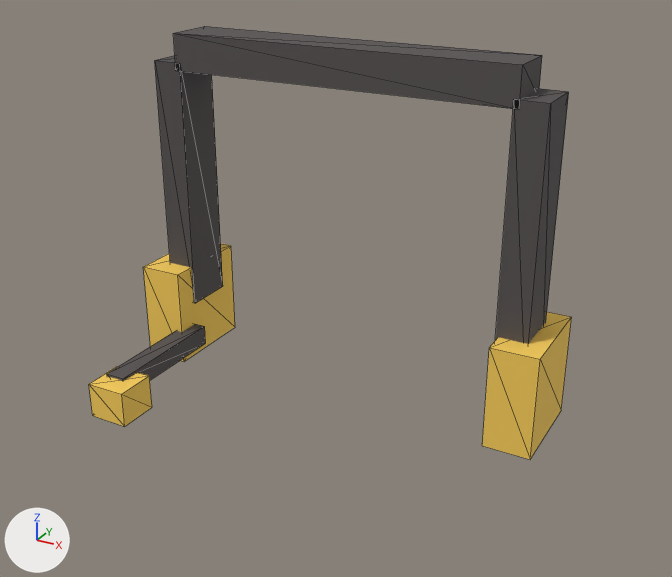
The glTF model public/assets/models/characters/wardrobe/hw-headset.glb as it was, and as the next commit left it.
Rendered twice from a 50 mm lens placed at (0.397, -0.734, 0.494), pointed at (0.025, -0.058, 0.156). Every picture has the same lights, and +X, +Y and +Z are marked at lower left. The first picture is the older version. Mesh edges are drawn as thin lines. Vertices at exactly the same position are counted once.

In view in the first picture: 'headset_arm_-1', 'headset_arm_1', 'headset_band', 'headset_boom', 'headset_cup_-1', 'headset_cup_1', 'headset_mic'.
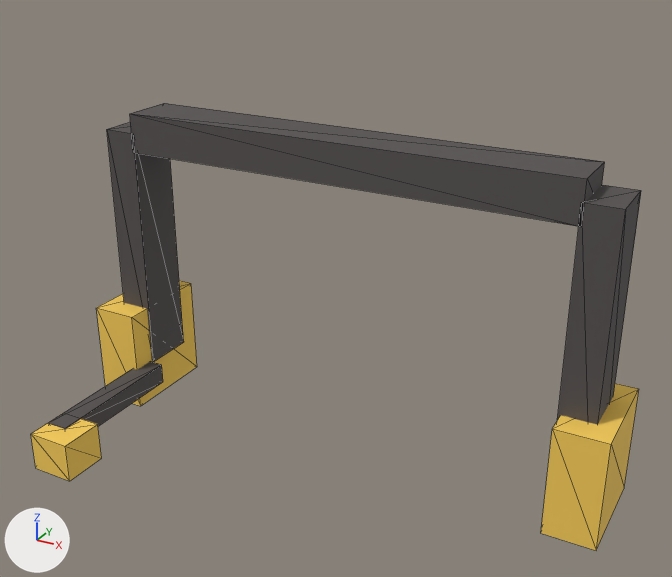
Changed parts and their boxes (x1, y1, x2, y2) in the pictures (672 x 577 px):
'headset_band', moved, rescaled (29% wider, 49% taller)
    before: (173, 26, 542, 109)
    after: (130, 103, 605, 227)
'headset_arm_1', moved, rescaled
    before: (495, 89, 569, 344)
    after: (557, 185, 641, 425)
'headset_arm_-1', moved, rescaled (13% wider)
    before: (155, 56, 223, 303)
    after: (107, 122, 184, 362)
'headset_cup_1', reshaped (9% wider, 14% taller)
    before: (482, 312, 572, 459)
    after: (541, 383, 639, 551)
'headset_cup_-1', reshaped (10% wider, 8% taller)
    before: (143, 244, 235, 361)
    after: (96, 280, 197, 406)
'headset_mic', moved, rescaled (12% wider, 11% taller)
    before: (89, 366, 152, 427)
    after: (31, 413, 102, 481)
'headset_boom', reshaped (15% wider, 19% taller)
    before: (107, 324, 206, 381)
    after: (49, 361, 163, 429)

The change, as a diff of the scene's bpy script:
```diff
--- a/public/assets/models/characters/wardrobe/hw-headset.glb.py
+++ b/public/assets/models/characters/wardrobe/hw-headset.glb.py
@@ me_headset_band @@
-me_headset_band.from_pydata(...)  # 8 vertices, 12 faces; spans x -0.17..0.17, y -0.02..0.03, z 0.327..0.363
+me_headset_band.from_pydata(...)  # 8 vertices, 12 faces; spans x -0.23..0.23, y -0.023..0.032, z 0.24..0.28
+# me_headset_band part 1: the whole mesh is scaled about its middle by (1.35, 1.1, 1.14), then moved by (0.0, 0.0, -0.085)
 me_headset_band.materials.append(mat_charmat)
@@ me_headset_arm__1 @@
-me_headset_arm__1.from_pydata(...)  # 8 vertices, 12 faces; spans x -0.195..-0.165, y -0.02..0.03, z 0.085..0.335
+me_headset_arm__1.from_pydata(...)  # 8 vertices, 12 faces; spans x -0.263..-0.228, y -0.023..0.032, z 0.0..0.26
+# me_headset_arm__1 part 2: the whole mesh is scaled about its middle by (1.17, 1.1, 1.04), then moved by (-0.065, 0.0, -0.08)
 me_headset_arm__1.materials.append(mat_charmat)
@@ me_headset_cup__1 @@
-me_headset_cup__1.from_pydata(...)  # 8 vertices, 12 faces; spans x -0.2125..-0.1675, y -0.0425..0.0525, z 0.025..0.125
-me_headset_cup__1.vertices[0].co = (-0.2125, -0.0425, 0.025)
-me_headset_cup__1.vertices[1].co = (-0.2125, -0.0425, 0.125)  # pixel (143, 266)
-me_headset_cup__1.vertices[2].co = (-0.2125, 0.0525, 0.025)
-me_headset_cup__1.vertices[3].co = (-0.2125, 0.0525, 0.125)
-me_headset_cup__1.vertices[4].co = (-0.1675, -0.0425, 0.025)  # pixel (184, 361)
-me_headset_cup__1.vertices[5].co = (-0.1675, -0.0425, 0.125)  # pixel (177, 274)
-me_headset_cup__1.vertices[6].co = (-0.1675, 0.0525, 0.025)  # pixel (235, 327)
-me_headset_cup__1.vertices[7].co = (-0.1675, 0.0525, 0.125)  # pixel (231, 245)
+me_headset_cup__1.from_pydata(...)  # 8 vertices, 12 faces; spans x -0.28..-0.23, y -0.0475..0.0575, z -0.045..0.065
+# me_headset_cup__1 part 3
+me_headset_cup__1.vertices[0].co = (-0.28, -0.0475, -0.045)
+me_headset_cup__1.vertices[1].co = (-0.28, -0.0475, 0.065)  # pixel (96, 307)
+me_headset_cup__1.vertices[2].co = (-0.28, 0.0575, -0.045)
+me_headset_cup__1.vertices[3].co = (-0.28, 0.0575, 0.065)
+me_headset_cup__1.vertices[4].co = (-0.23, -0.0475, -0.045)  # pixel (140, 406)
+me_headset_cup__1.vertices[5].co = (-0.23, -0.0475, 0.065)  # pixel (131, 317)
+me_headset_cup__1.vertices[6].co = (-0.23, 0.0575, -0.045)  # pixel (197, 366)
+me_headset_cup__1.vertices[7].co = (-0.23, 0.0575, 0.065)  # pixel (191, 283)
 me_headset_cup__1.materials.append(mat_charmat)
@@ me_headset_arm_1 @@
-me_headset_arm_1.from_pydata(...)  # 8 vertices, 12 faces; spans x 0.165..0.195, y -0.02..0.03, z 0.085..0.335
+me_headset_arm_1.from_pydata(...)  # 8 vertices, 12 faces; spans x 0.228..0.263, y -0.023..0.032, z 0.0..0.26
+# me_headset_arm_1 part 4: the whole mesh is scaled about its middle by (1.17, 1.1, 1.04), then moved by (0.065, 0.0, -0.08)
 me_headset_arm_1.materials.append(mat_charmat)
@@ me_headset_cup_1 @@
-me_headset_cup_1.from_pydata(...)  # 8 vertices, 12 faces; spans x 0.1675..0.2125, y -0.0425..0.0525, z 0.025..0.125
-me_headset_cup_1.vertices[0].co = (0.1675, -0.0425, 0.025)  # pixel (482, 445)
-me_headset_cup_1.vertices[1].co = (0.1675, -0.0425, 0.125)  # pixel (489, 347)
-me_headset_cup_1.vertices[2].co = (0.1675, 0.0525, 0.025)
-me_headset_cup_1.vertices[3].co = (0.1675, 0.0525, 0.125)
-me_headset_cup_1.vertices[4].co = (0.2125, -0.0425, 0.025)  # pixel (530, 459)
-me_headset_cup_1.vertices[5].co = (0.2125, -0.0425, 0.125)  # pixel (540, 359)
-me_headset_cup_1.vertices[6].co = (0.2125, 0.0525, 0.025)  # pixel (561, 410)
-me_headset_cup_1.vertices[7].co = (0.2125, 0.0525, 0.125)  # pixel (571, 316)
+me_headset_cup_1.from_pydata(...)  # 8 vertices, 12 faces; spans x 0.23..0.28, y -0.0475..0.0575, z -0.045..0.065
+# me_headset_cup_1 part 5
+me_headset_cup_1.vertices[0].co = (0.23, -0.0475, -0.045)  # pixel (540, 533)
+me_headset_cup_1.vertices[1].co = (0.23, -0.0475, 0.065)  # pixel (552, 428)
+me_headset_cup_1.vertices[2].co = (0.23, 0.0575, -0.045)
+me_headset_cup_1.vertices[3].co = (0.23, 0.0575, 0.065)
+me_headset_cup_1.vertices[4].co = (0.28, -0.0475, -0.045)  # pixel (596, 550)
+me_headset_cup_1.vertices[5].co = (0.28, -0.0475, 0.065)  # pixel (611, 444)
+me_headset_cup_1.vertices[6].co = (0.28, 0.0575, -0.045)  # pixel (624, 488)
+me_headset_cup_1.vertices[7].co = (0.28, 0.0575, 0.065)  # pixel (639, 388)
 me_headset_cup_1.materials.append(mat_charmat)
@@ me_headset_boom @@
-me_headset_boom.from_pydata(...)  # 8 vertices, 12 faces; spans x -0.175..-0.155, y -0.15..-0.02, z 0.04..0.06
-me_headset_boom.vertices[0].co = (-0.175, -0.15, 0.04)
-me_headset_boom.vertices[1].co = (-0.175, -0.15, 0.06)  # pixel (106, 373)
-me_headset_boom.vertices[2].co = (-0.175, -0.02, 0.04)
-me_headset_boom.vertices[3].co = (-0.175, -0.02, 0.06)
-me_headset_boom.vertices[4].co = (-0.155, -0.15, 0.04)
-me_headset_boom.vertices[5].co = (-0.155, -0.15, 0.06)  # pixel (123, 378)
-me_headset_boom.vertices[6].co = (-0.155, -0.02, 0.04)  # pixel (205, 343)
-me_headset_boom.vertices[7].co = (-0.155, -0.02, 0.06)  # pixel (204, 326)
+me_headset_boom.from_pydata(...)  # 8 vertices, 12 faces; spans x -0.236..-0.214, y -0.175..-0.025, z -0.021..0.001
+# me_headset_boom part 6
+me_headset_boom.vertices[0].co = (-0.236, -0.175, -0.021)
+me_headset_boom.vertices[1].co = (-0.236, -0.175, 0.001)  # pixel (48, 422)
+me_headset_boom.vertices[2].co = (-0.236, -0.025, -0.021)
+me_headset_boom.vertices[3].co = (-0.236, -0.025, 0.001)
+me_headset_boom.vertices[4].co = (-0.214, -0.175, -0.021)
+me_headset_boom.vertices[5].co = (-0.214, -0.175, 0.001)  # pixel (65, 428)
+me_headset_boom.vertices[6].co = (-0.214, -0.025, -0.021)  # pixel (163, 381)
+me_headset_boom.vertices[7].co = (-0.214, -0.025, 0.001)  # pixel (161, 364)
 me_headset_boom.materials.append(mat_charmat)
@@ me_headset_mic @@
-me_headset_mic.from_pydata(...)  # 8 vertices, 12 faces; spans x -0.18..-0.14, y -0.17..-0.13, z 0.0225..0.0575
+me_headset_mic.from_pydata(...)  # 8 vertices, 12 faces; spans x -0.2375..-0.1925, y -0.1975..-0.1525, z -0.04..0.0
+# me_headset_mic part 7: the whole mesh is scaled about its middle by (1.13, 1.12, 1.14), then moved by (-0.055, -0.025, -0.06)
 me_headset_mic.materials.append(mat_charmat)
```
